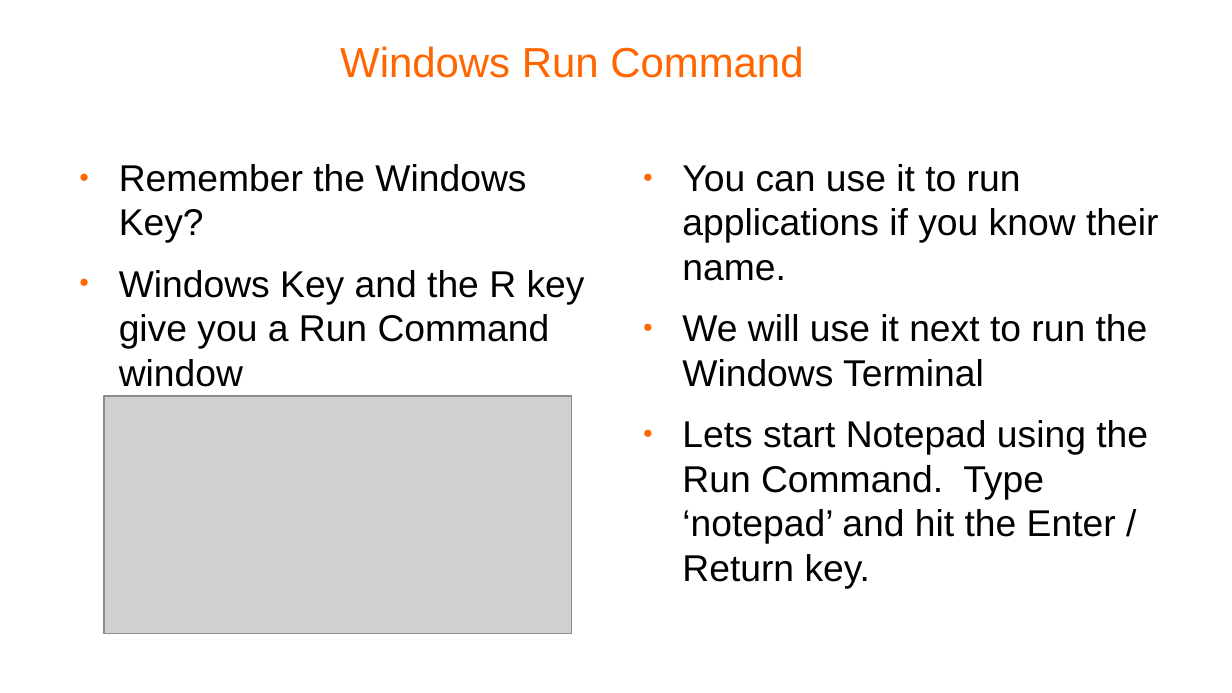
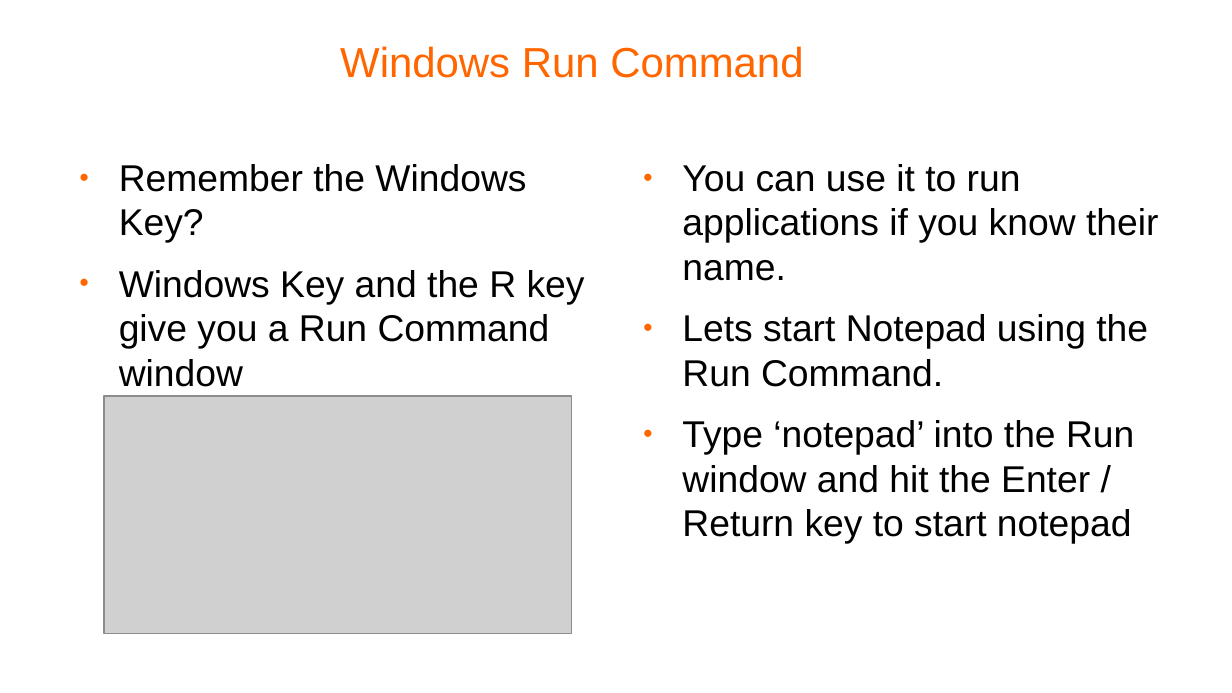
Before and after one commit to pellcorp/coding, a slide deck: slide 9 of docs/windows fundamentals.odp. Drawn at 1232x693 pixels with LibreOffice and Linux fonts; fonts in the diff are those of the drawing; grey boxes stand for pictures; background and template pictures are left out. Boxes give left, top, right and bottom in pixels: in the first picture for what was removed or moved away, otherwise in the second. Text is boxed around its words. In the diff, an @@ line names an element or a change of style, - is before the commit and + after.

```diff
--- a/docs/windows fundamentals.odp
+++ b/docs/windows fundamentals.odp
@@ text at [682, 314, 1148, 544]: text changed @@
-● We will use it next to run the Windows Terminal
-● Lets start Notepad using the Run Command. Type ‘notepad’ and hit the Enter / Return key.
+● Lets start Notepad using the Run Command.
+● Type ‘notepad’ into the Run window and hit the Enter / Return key to start notepad
```
Also in this commit, not shown: 6 other slides changed, 1 other file.
